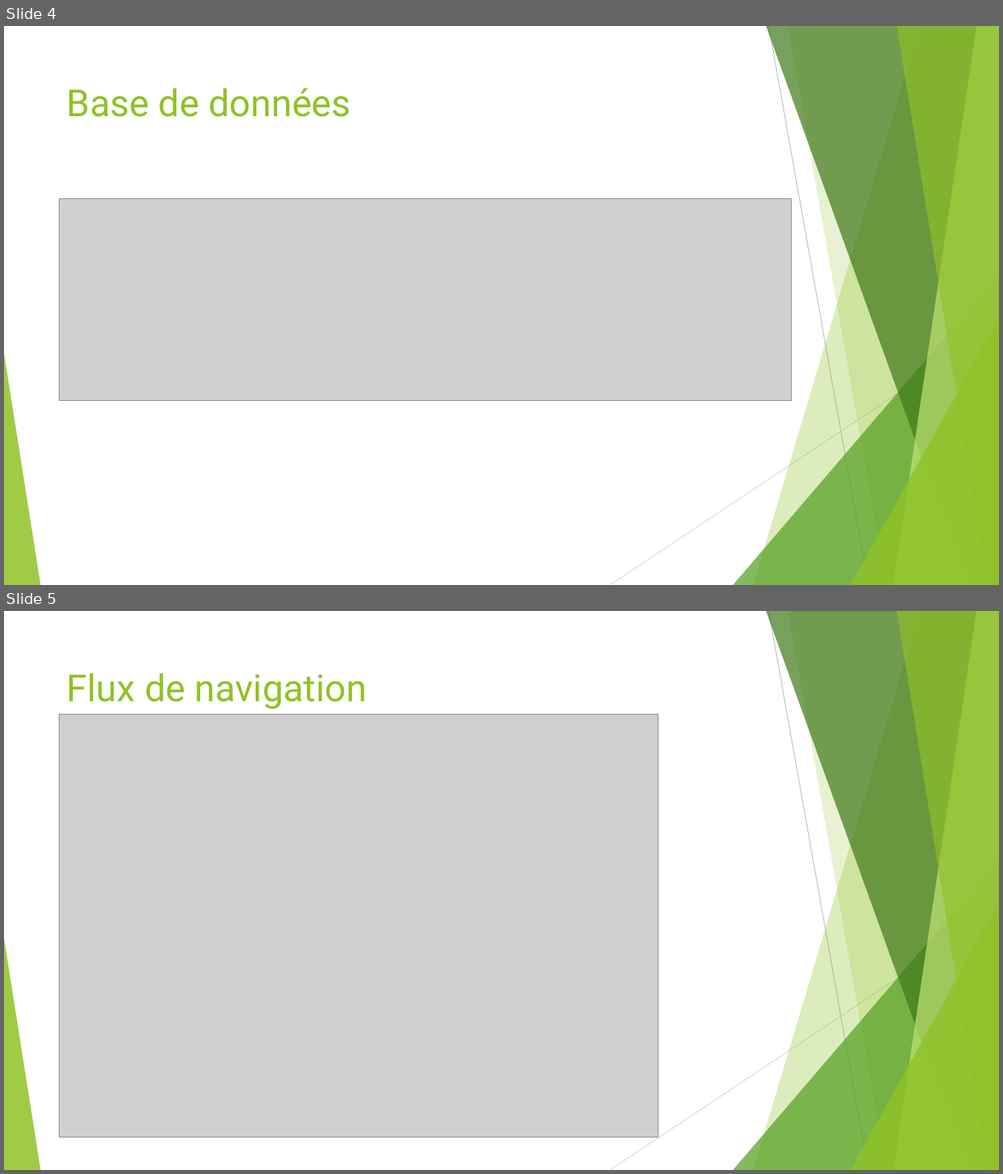
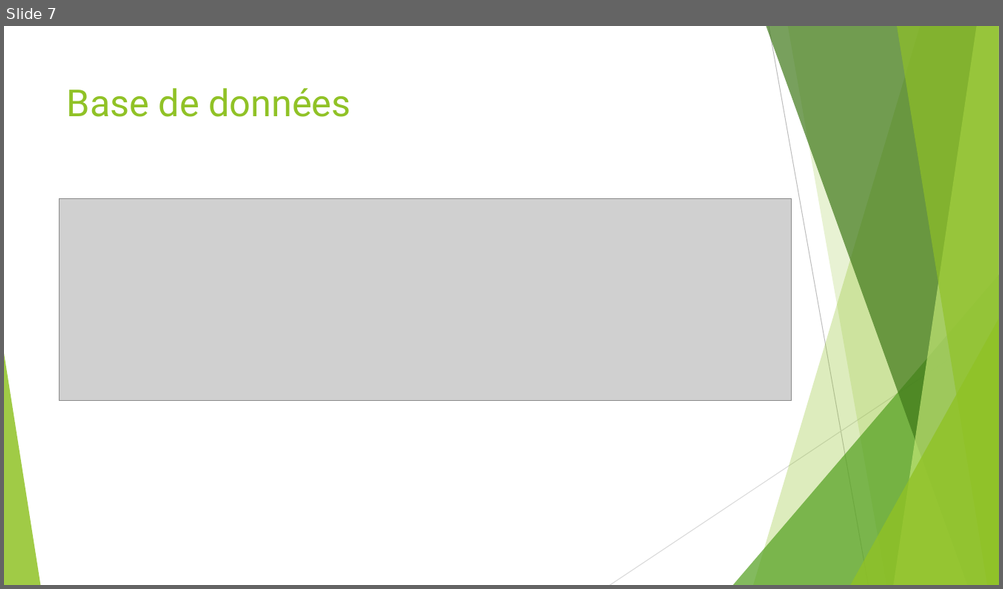
Before and after one commit to MarshallPhilip/TIP-FICTIF, a slide deck: Doc/Presentation/Presentation.pptx. Shown one above the other, each under a label of ours: slides 4 and 5 before the commit, slide 7 after it. The pictures are 1003x1174 and 1003x589 pixels, drawn with LibreOffice and Linux fonts; fonts in the diff are those of the drawing; grey boxes stand for pictures. Boxes give left, top, right and bottom in pixels: in the first picture for what was removed or moved away, otherwise in the second. Text is boxed around its words. In the diff, an @@ line names an element or a change of style, - is before the commit and + after.

```diff
--- a/Doc/Presentation/Presentation.pptx
+++ b/Doc/Presentation/Presentation.pptx
@@ slide 5 removed at (4,611,999,1170), background #FFFFFF; not listed: 10 template elements that a slide beside it also shows @@
@@ title removed at (67,673,367,709) @@
-Flux de navigation
@@ picture removed at (60,715,657,1138) @@
@@ what was slide 4 is now slide 7 @@
```
Also in this commit, not shown: 1 slide changed, 9 slides added, 1 other file.
